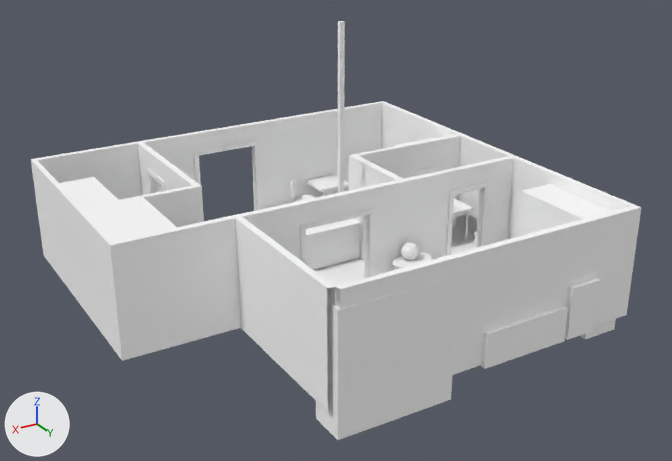
Before and after pictures for a commit that changed the FBX model Assets/Models/blockout ver2-1.fbx.
The view is the same before and after, from a 50 mm lens placed at (16.4, 30.5, 17.3), pointed at (-1.0, 1.5, 2.8). Every picture has the same lights, and +X, +Y and +Z are marked at lower left. Where no turn or scale is listed for an object, it has been applied to the vertices. Vertices at the same position are counted once.

Objects in the first picture: 'poster8'.
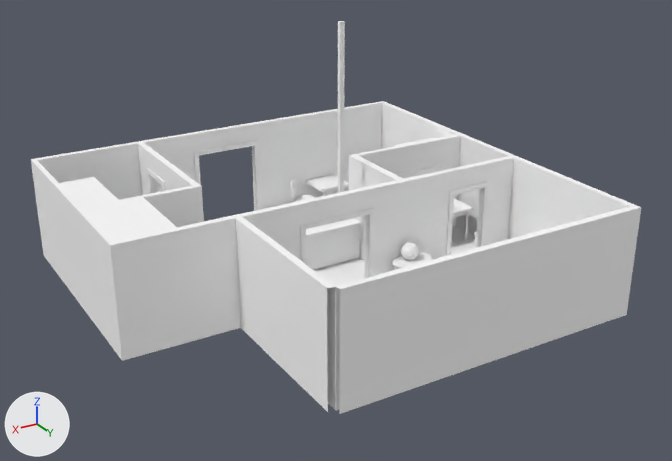
Boxes [x1, y1, x2, y2] around the edits, measured in the pictures (672 x 461 px):
'poster8', reshaped (6% shorter): before [31, 21, 641, 440]; after [31, 21, 641, 414]
part 1 of me_mesh, deleted: before [316, 278, 454, 440]
part 2 of me_mesh, deleted: before [517, 184, 616, 339]
part 3 of me_mesh, deleted: before [480, 305, 568, 369]
part 4 of me_mesh, deleted: before [565, 277, 601, 340]

Patch to the scene script:
```diff
--- a/Assets/Models/blockout ver2-1.fbx.py
+++ b/Assets/Models/blockout ver2-1.fbx.py
@@ me_mesh @@
 me_mesh.from_pydata(...)  # 3516 vertices, 3476 faces; spans x -9.7..8.2, y -8.3..9.1, z -1.0..10.4
 # used by ob_poster8; location = (0.0, 0.0, 0.0)
+# me_mesh part 1: the loose piece of 16 vertices spanning x -1.3..3.4, y 7.5..8.9, z -1.0..3.8 is deleted
+# me_mesh part 2: the loose piece of 8 vertices spanning x -9.5..-8.0, y 4.3..8.6, z -0.7..4.0 is deleted
+# me_mesh part 3: the loose piece of 8 vertices spanning x -6.3..-2.5, y 7.5..9.1, z 0.0..1.4 is deleted
+# me_mesh part 4: the loose piece of 8 vertices spanning x -7.8..-6.4, y 7.5..9.1, z 0.0..2.1 is deleted
 me_mesh.materials.append(mat_standardsurface1)
```
